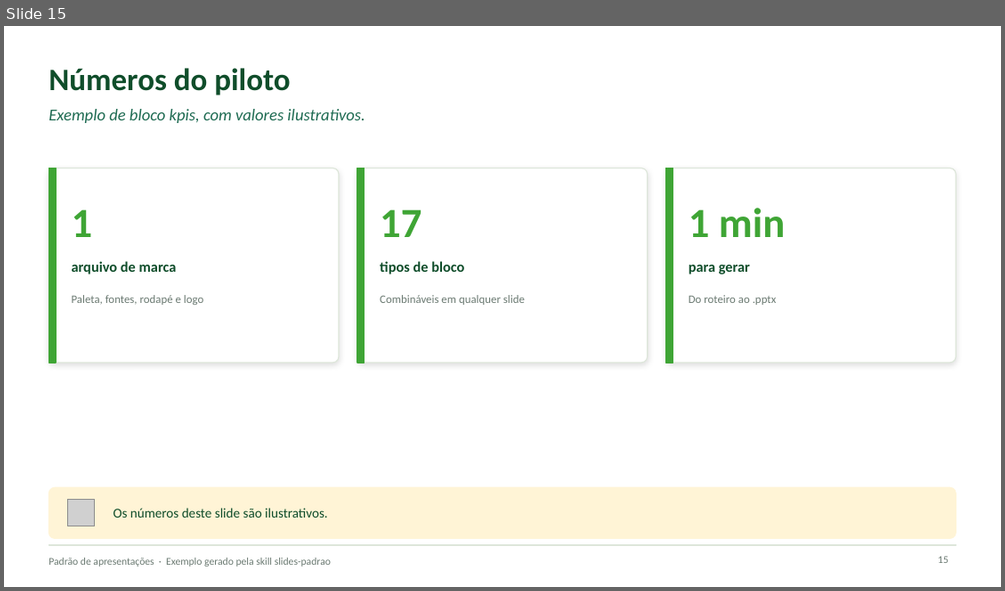
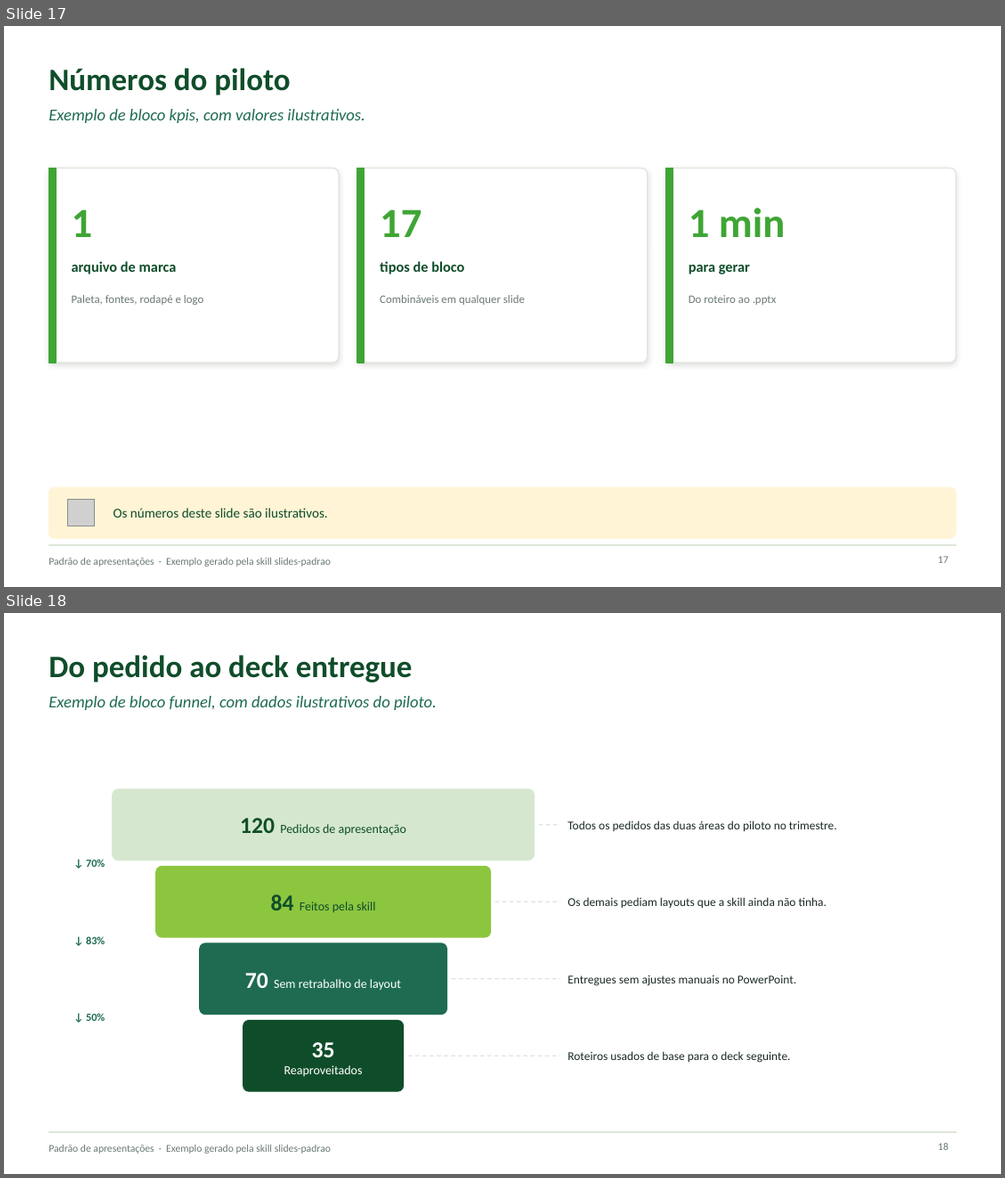
Before and after one commit to elizeuborges/agents-assets, a slide deck: skills/slides-padrao/examples/exemplo.pptx. Shown one above the other, each under a label of ours: slide 15 before the commit, slides 17 and 18 after it. The pictures are 1005x591 and 1005x1178 pixels, drawn with LibreOffice and Linux fonts; fonts in the diff are those of the drawing; grey boxes stand for pictures. Boxes give left, top, right and bottom in pixels: in the first picture for what was removed or moved away, otherwise in the second. Text is boxed around its words. In the diff, an @@ line names an element or a change of style, - is before the commit and + after.

Commit message:
feat: blocos novos na slides-padrao, instalador interativo e conferência pelo WSL
slides-padrao:
- Sete blocos novos: layers, cycle, options, prosCons, funnel, roadmap e
  checklist, com limites de itens e avisos de texto longo no gerador.
- Erros de bloco saem com o número do slide.
- Exemplo com 27 slides, um para cada bloco novo.
- Remove blocos-propostos.md, já implementado.
- Configuração do ambiente sai do SKILL.md para references/setup.md,
  lido só no primeiro uso.
- Carlito (OFL) em fonts/ substitui a Calibri na conferência no Linux,
  sem instalar nada.
- No WSL, render.js usa o PowerPoint ou o LibreOffice do Windows,
  convertendo numa pasta temporária do Windows.

Instalador:
- Pergunta o formato: ~/.claude/skills, ~/.agents/skills ou os dois.
- Com os dois, .claude/skills aponta por symlink para .agents/skills.

README: formatos de instalação e opções do instalador; sem a orientação
sobre WSL.

```diff
--- a/skills/slides-padrao/examples/exemplo.pptx
+++ b/skills/slides-padrao/examples/exemplo.pptx
@@ slide 18 added at <box>4,613,1001,1174</box>, background #FFFFFF; not listed: 2 template elements that a slide beside it also shows @@
@@ title added at <box>48,655,413,682</box>, 30 pt, text #0F4D2A, bold @@
+Do pedido ao deck entregue
@@ text added at <box>48,696,437,710</box>, 16 pt, text #1E6B52, italic @@
+Exemplo de bloco funnel, com dados ilustrativos do piloto.
@@ rounded rectangle added at <box>113,788,534,860</box>, fill #D5E8CF, outline #D5E8CF 1 pt @@
@@ text added at <box>240,818,406,835</box>, 12 pt, text #0F4D2A @@
+120 Pedidos de apresentação
@@ line added from (539, 825) to (560, 825), #DDE6DA 1 pt dashed @@
@@ text added at <box>567,820,837,831</box>, 11.5 pt, text #1B2A22 @@
+Todos os pedidos das duas áreas do piloto no trimestre.
@@ text added at <box>86,859,105,867</box>, 10.5 pt, text #1E6B52, bold @@
+↓ 70%
@@ rounded rectangle added at <box>156,866,490,937</box>, fill #8CC63F, outline #8CC63F 1 pt @@
@@ text added at <box>271,894,375,912</box>, 12 pt, text #0F4D2A @@
+84 Feitos pela skill
@@ line added from (495, 901) to (560, 901), #DDE6DA 1 pt dashed @@
@@ text added at <box>567,897,826,908</box>, 11.5 pt, text #1B2A22 @@
+Os demais pediam layouts que a skill ainda não tinha.
@@ text added at <box>86,936,105,944</box>, 10.5 pt, text #1E6B52, bold @@
+↓ 83%
@@ rounded rectangle added at <box>200,943,447,1014</box>, fill #1E6B52, outline #1E6B52 1 pt @@
@@ text added at <box>245,973,401,990</box>, 12 pt, text #FFFFFF @@
+70 Sem retrabalho de layout
@@ line added from (451, 979) to (560, 979), #DDE6DA 1 pt dashed @@
@@ text added at <box>567,975,796,986</box>, 11.5 pt, text #1B2A22 @@
+Entregues sem ajustes manuais no PowerPoint.
@@ text added at <box>86,1013,105,1021</box>, 10.5 pt, text #1E6B52, bold @@
+↓ 50%
@@ rounded rectangle added at <box>243,1021,404,1092</box>, fill #0F4D2A, outline #0F4D2A 1 pt @@
@@ text added at <box>284,1042,363,1076</box>, 12 pt, text #FFFFFF @@
+35
+Reaproveitados
@@ line added from (408, 1055) to (560, 1055), #DDE6DA 1 pt dashed @@
@@ text added at <box>567,1051,791,1062</box>, 11.5 pt, text #1B2A22 @@
+Roteiros usados de base para o deck seguinte.
@@ page number added at <box>938,1143,948,1150</box>, 10 pt, text #6B7A72 @@
+18
@@ what was slide 15 is now slide 17 @@
@@ page number at <box>938,556,948,563</box>: text changed @@
-15
+17
```
Also in this commit, not shown: 2 slides changed, 5 other slides added, 17 other files.
